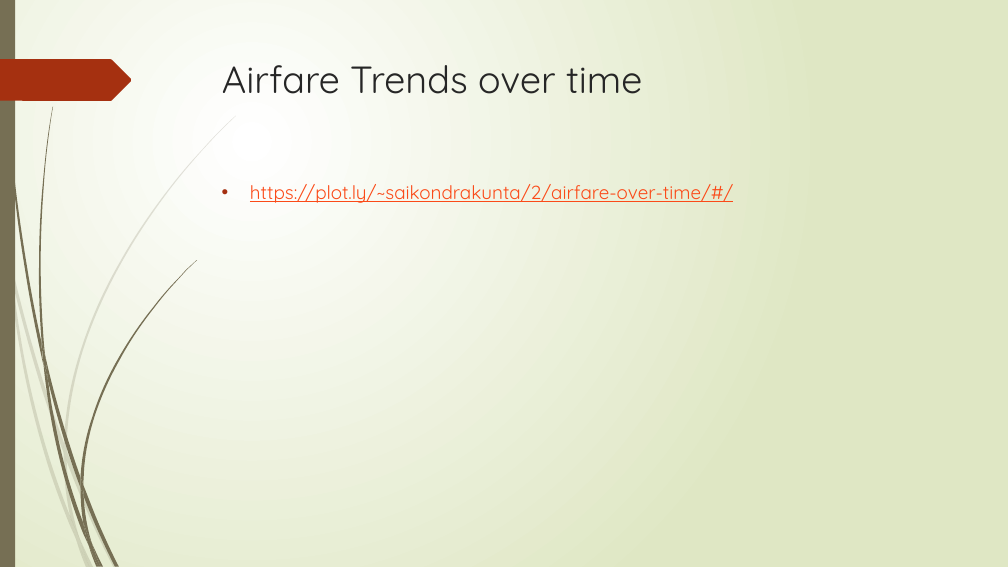
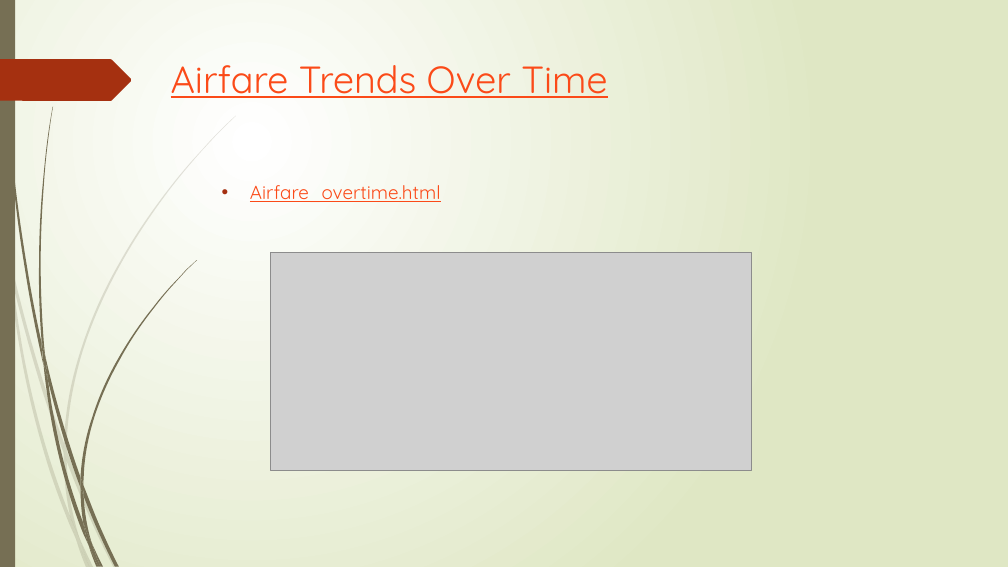
Before and after one commit to darstsharon/FlightCostAnalysis, a slide deck: slide 5 of Flight Cost Analysis.pptx. Drawn at 1008x567 pixels with LibreOffice and Linux fonts; fonts in the diff are those of the drawing; grey boxes stand for pictures. Boxes give left, top, right and bottom in pixels: in the first picture for what was removed or moved away, otherwise in the second. Text is boxed around its words. In the diff, an @@ line names an element or a change of style, - is before the commit and + after.

```diff
--- a/Flight Cost Analysis.pptx
+++ b/Flight Cost Analysis.pptx
@@ title at [171, 65, 607, 98]: text changed; text colour #262626 to #FB4A18 @@
-Airfare Trends over time
+Airfare Trends Over Time
@@ text at [250, 185, 441, 202]: text changed @@
-• https://plot.ly/~saikondrakunta/2/airfare-over-time/#/
+• Airfare_overtime.html
@@ picture added at [271, 253, 752, 471] @@
```
Also in this commit, not shown: 9 other slides changed, 1 slide added, 1 slide removed, 2 other files.
